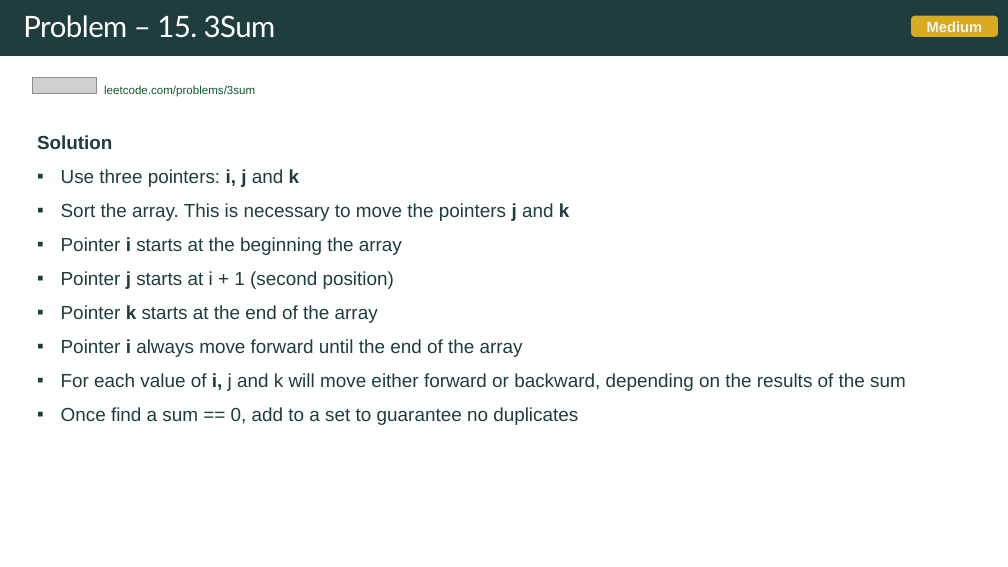
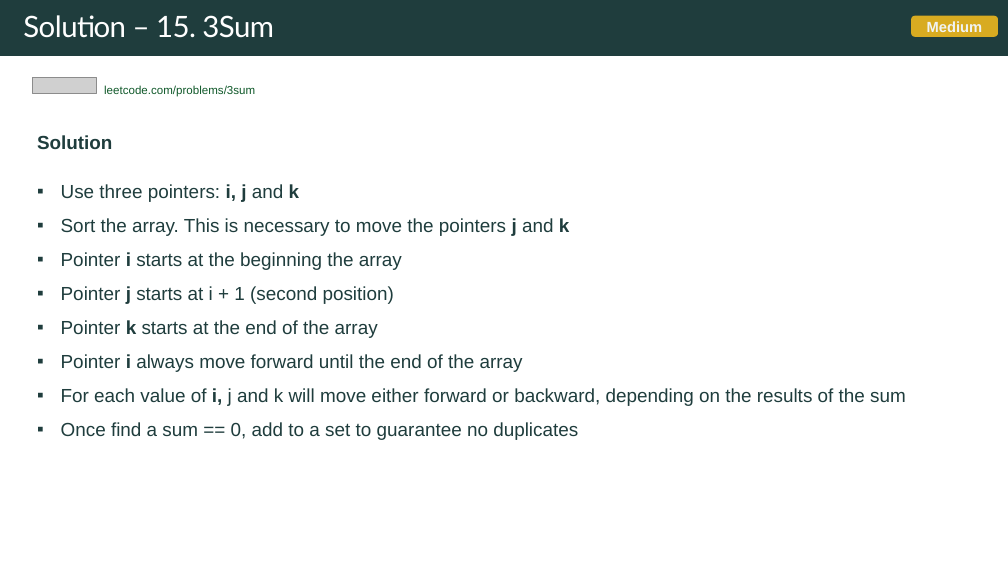
Before and after one commit to rfdavid/coding-interview-handbook-cpp, a slide deck: slide 59 of Algorithm and problem Solving Cheatsheet.pptm. Drawn at 1008x567 pixels with LibreOffice and Linux fonts; fonts in the diff are those of the drawing; grey boxes stand for pictures. Boxes give left, top, right and bottom in pixels: in the first picture for what was removed or moved away, otherwise in the second. Text is boxed around its words. In the diff, an @@ line names an element or a change of style, - is before the commit and + after.

Commit message:
added more problems

```diff
--- a/Algorithm and problem Solving Cheatsheet.pptm
+++ b/Algorithm and problem Solving Cheatsheet.pptm
@@ title at [23, 15, 274, 38]: text changed @@
-Problem – 15. 3Sum
+Solution – 15. 3Sum
@@ text "Solution" rewrapped from [37, 135, 906, 425] to [37, 135, 906, 440] @@
```
Also in this commit, not shown: 8 other slides changed, 4 slides added, 14 other files.
